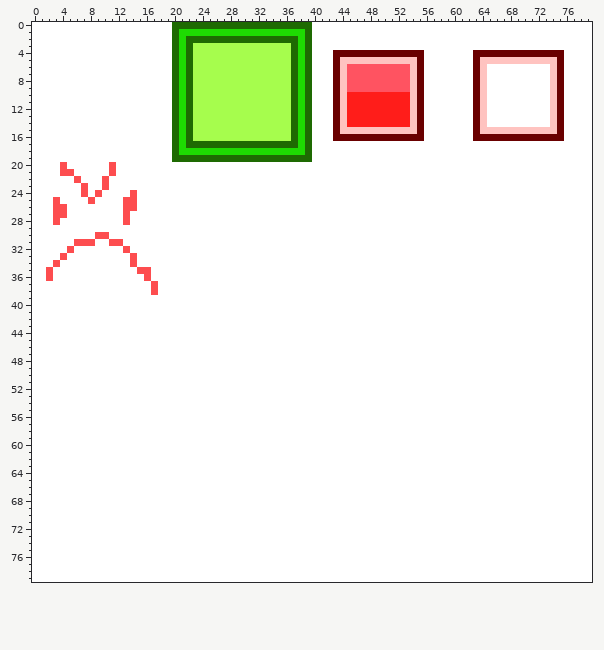
Two versions of one sprite sheet, wall.png. Above, as it was before the edit.
The file is 80x80 pixels.
The same view after the edit:
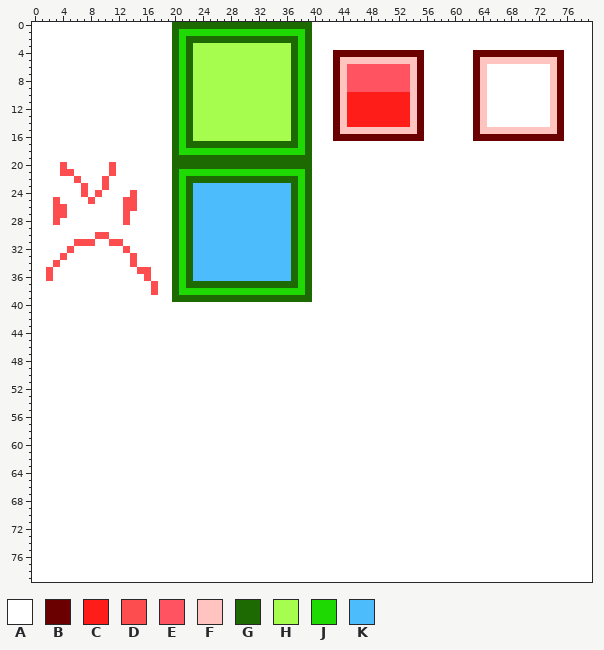
Palette (. is transparent): A #ffffff  B #6a0000  C #ff1d1a  D #fd4d4f  E #ff5361  F #ffc3c0  G #1e6a02  H #a6fd4d  J #1eda02  K #4dbcfd
Difference:
y 20: x 20..39 AAAAAAAAAAAAAAAAAAAA -> GGGGGGGGGGGGGGGGGGGG
y 21: x 20..39 AAAAAAAAAAAAAAAAAAAA -> GJJJJJJJJJJJJJJJJJJG
y 22: x 20..39 AAAAAAAAAAAAAAAAAAAA -> GJGGGGGGGGGGGGGGGGJG
y 23..36: x 20..39 AAAAAAAAAAAAAAAAAAAA -> GJGKKKKKKKKKKKKKKGJG
y 37: x 20..39 AAAAAAAAAAAAAAAAAAAA -> GJGGGGGGGGGGGGGGGGJG
y 38: x 20..39 AAAAAAAAAAAAAAAAAAAA -> GJJJJJJJJJJJJJJJJJJG
y 39: x 20..39 AAAAAAAAAAAAAAAAAAAA -> GGGGGGGGGGGGGGGGGGGG
Where, in picture pixels (left, top, right, bottom), the same in both pictures:
changed: (172, 162, 312, 302)
